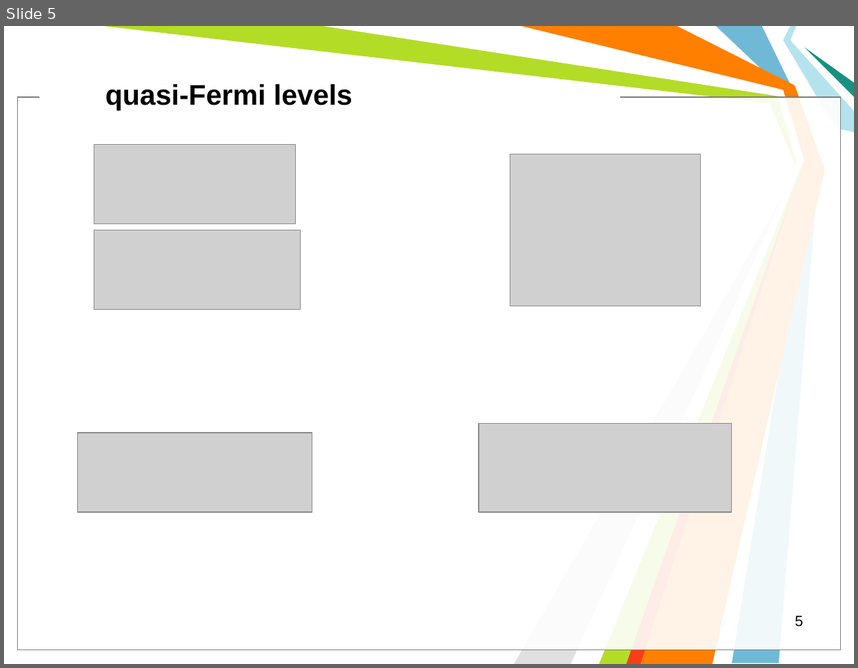
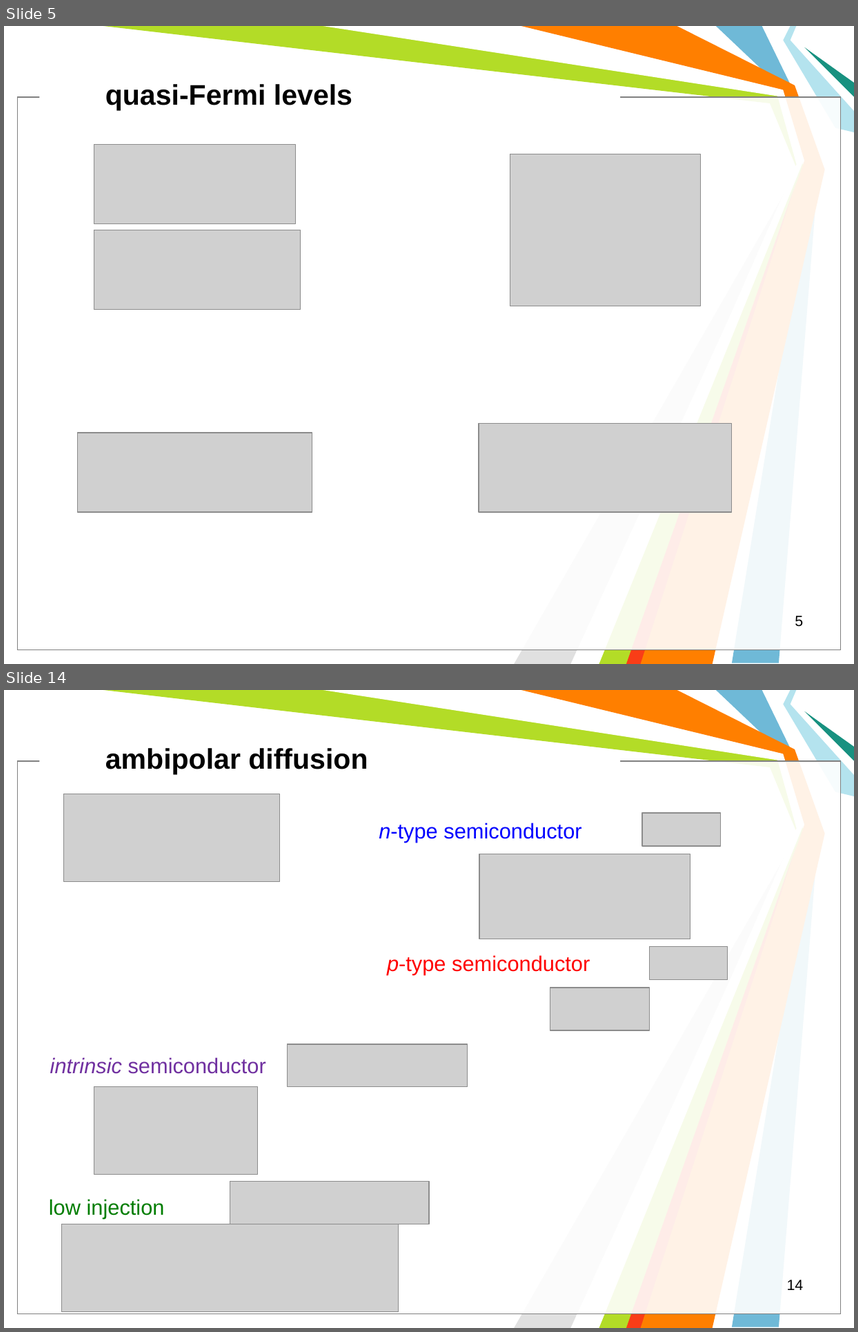
Before and after one commit to l432/NMK, a slide deck: Lecture/Photovoltaics/Photovoltaics2.ppt. Shown one above the other, each under a label of ours: slide 5 before the commit, slides 5 and 14 after it; the slides between them are not shown. The pictures are 858x668 and 858x1332 pixels, drawn with LibreOffice and Linux fonts; fonts in the diff are those of the drawing; grey boxes stand for pictures; background and template pictures are left out. Boxes give left, top, right and bottom in pixels: in the first picture for what was removed or moved away, otherwise in the second. Text is boxed around its words. In the diff, an @@ line names an element or a change of style, - is before the commit and + after.

```diff
--- a/Lecture/Photovoltaics/Photovoltaics2.ppt
+++ b/Lecture/Photovoltaics/Photovoltaics2.ppt
@@ slide 14 added at [4, 690, 854, 1328], background #FFFFFF; not listed: 11 template elements that a slide beside it also shows @@
@@ text added at [105, 748, 368, 775], 24 pt, text #000000, bold @@
+ambipolar diffusion
@@ picture added at [63, 793, 279, 881] @@
@@ picture added at [642, 812, 721, 845] @@
@@ text added at [379, 822, 582, 842], 18 pt, text #0000FF @@
+n-type semiconductor
@@ picture added at [479, 854, 690, 939] @@
@@ text added at [387, 955, 590, 975], 18 pt, text #FF0000 @@
+p-type semiconductor
@@ picture added at [649, 947, 727, 980] @@
@@ picture added at [550, 987, 649, 1030] @@
@@ text added at [50, 1057, 266, 1074], 18 pt, text #7030A0 @@
+intrinsic semiconductor
@@ picture added at [288, 1044, 468, 1086] @@
@@ picture added at [94, 1086, 258, 1174] @@
@@ picture added at [230, 1181, 429, 1224] @@
@@ text added at [49, 1199, 165, 1219], 18 pt, text #007D00 @@
+low injection
@@ picture added at [62, 1224, 399, 1312] @@
@@ page number added at [787, 1279, 804, 1290], 12.5 pt, text #000000 @@
+14
```
Also in this commit, not shown: 1 slide changed, 13 other slides added, 3 slides removed.
